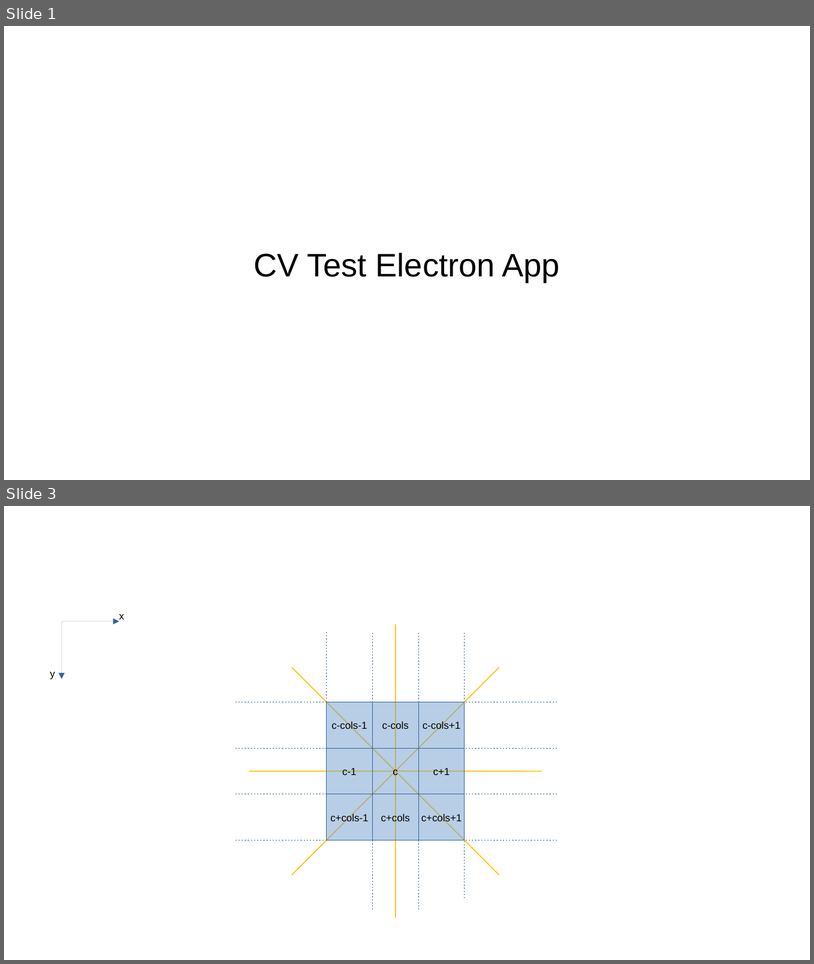
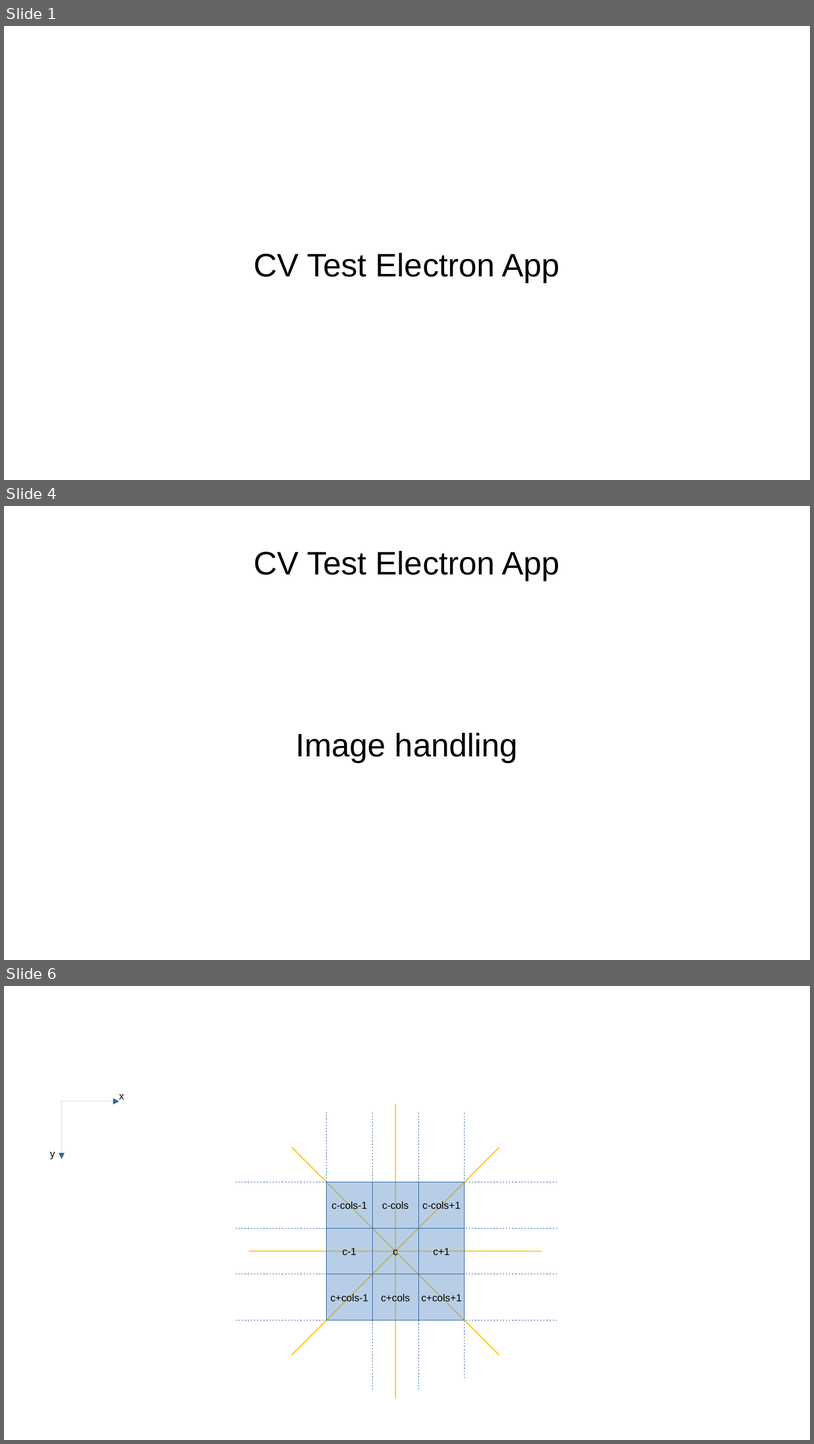
Before and after one commit to AxelTe/cvTestElectron, a slide deck: insides.odp. Shown one above the other, each under a label of ours: slides 1 and 3 before the commit, slides 1, 4 and 6 after it; the slides between them are not shown. The pictures are 814x964 and 814x1444 pixels, drawn with LibreOffice and Linux fonts; fonts in the diff are those of the drawing. Boxes give left, top, right and bottom in pixels: in the first picture for what was removed or moved away, otherwise in the second. Text is boxed around its words. In the diff, an @@ line names an element or a change of style, - is before the commit and + after.

```diff
--- a/insides.odp
+++ b/insides.odp
@@ slide 4 added at bbox=[4, 506, 810, 960], background #FFFFFF @@
@@ title added at bbox=[254, 550, 560, 580], 32 pt, text #000000 @@
+CV Test Electron App
@@ subtitle added at bbox=[296, 732, 518, 762], 32 pt, text #000000 @@
+Image handling
@@ what was slide 3 is now slide 6 @@
```
Also in this commit, not shown: 1 slide changed, 4 other slides added, 8 other files.
